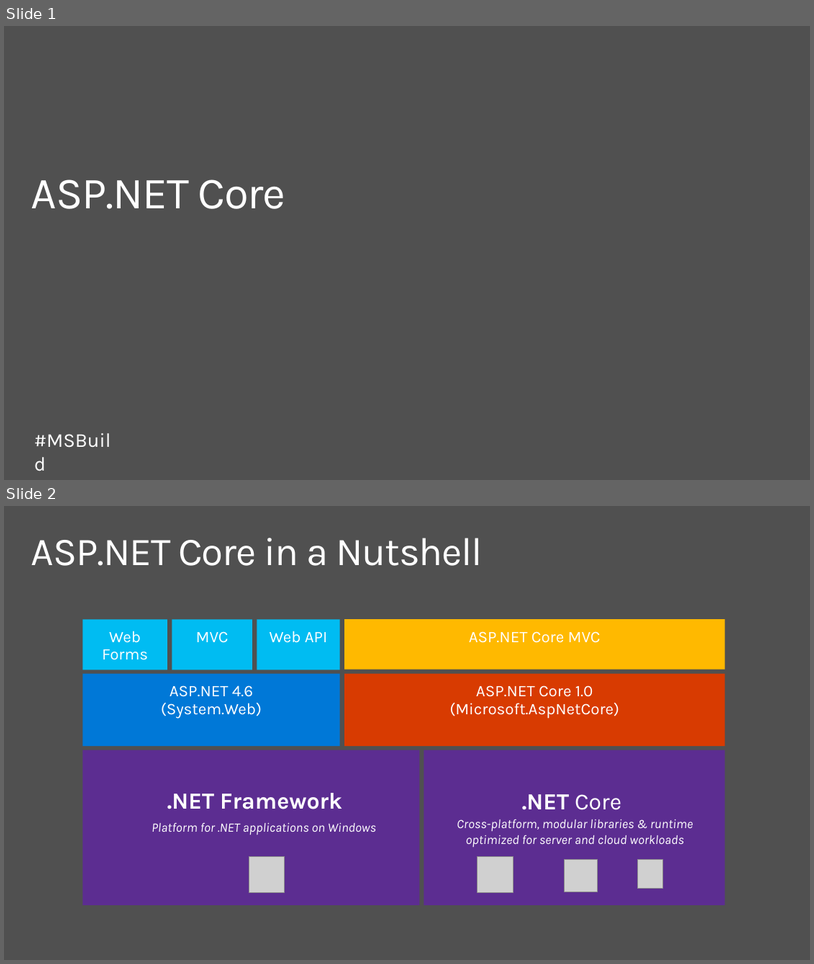
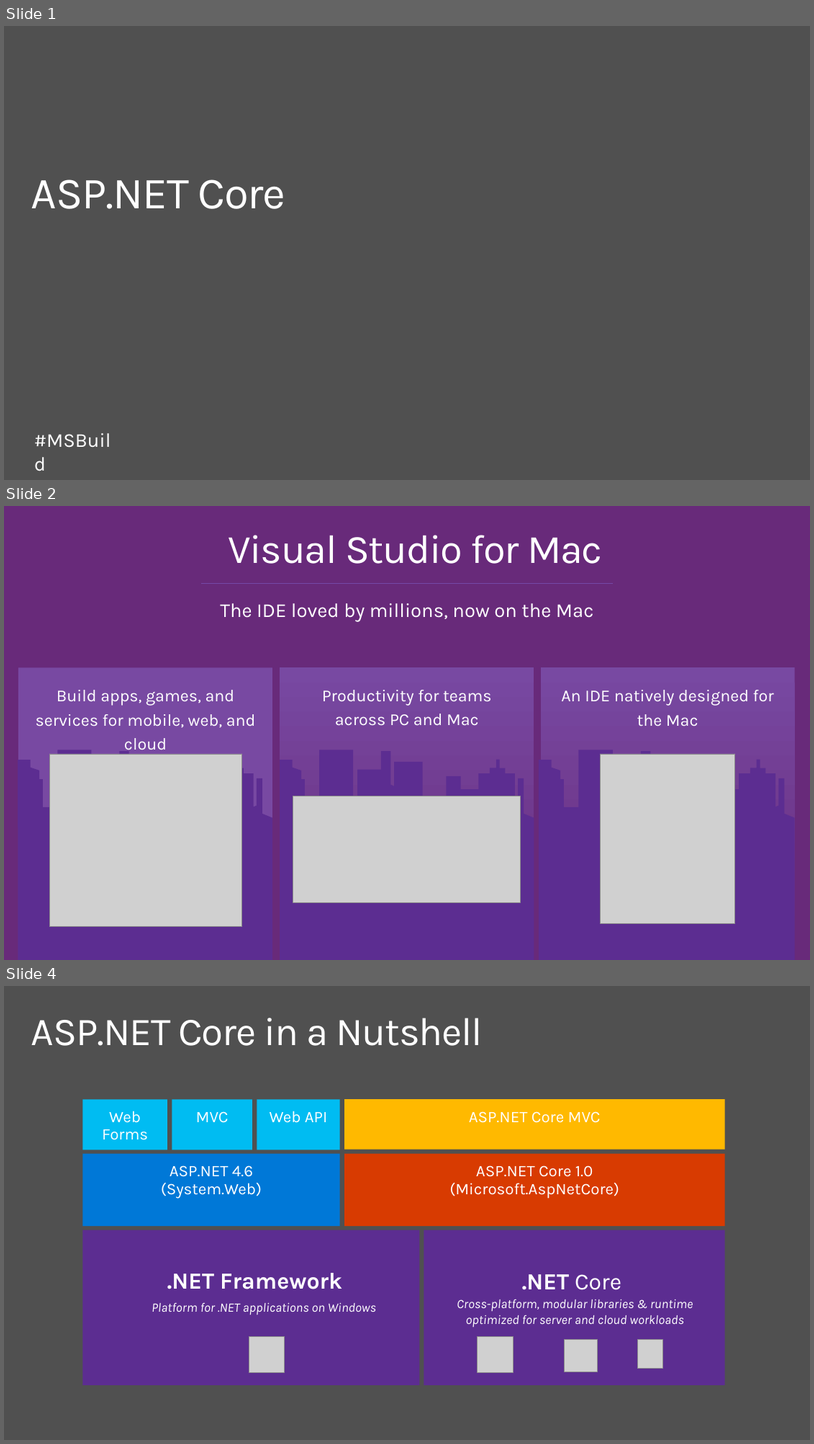
Before and after one commit to dotnet-presentations/dotnetcore-workshop, a slide deck: 2-Web-Dev/netcore-workshop-webdev.pptx. Shown one above the other, each under a label of ours: slides 1 and 2 before the commit, slides 1, 2 and 4 after it; the slides between them are not shown. The pictures are 814x964 and 814x1444 pixels, drawn with LibreOffice and Linux fonts; fonts in the diff are those of the drawing; grey boxes stand for pictures; background and template pictures are left out. Boxes give left, top, right and bottom in pixels: in the first picture for what was removed or moved away, otherwise in the second. Text is boxed around its words. In the diff, an @@ line names an element or a change of style, - is before the commit and + after.

```diff
--- a/2-Web-Dev/netcore-workshop-webdev.pptx
+++ b/2-Web-Dev/netcore-workshop-webdev.pptx
@@ slide 2 added at (4,506,810,960), background #682A7A @@
@@ text added at (228,535,603,564), 49 pt, text #FFFFFF @@
+Visual Studio for Mac
@@ line added from (201, 583) to (613, 583), #7549A7 0.75 pt @@
@@ text added at (220,603,594,622), 24 pt, text #FFFFFF @@
+The IDE loved by millions, now on the Mac
@@ group added at (18,667,273,960): 2 rectangles, 1 text, 1 freeform shape, 1 picture @@
+Build apps, games, and services for mobile, web, and cloud
@@ group added at (539,667,795,960): 2 rectangles, 1 text, 1 freeform shape, 1 picture @@
+An IDE natively designed for the Mac
@@ group added at (280,667,534,960): 2 rectangles, 1 text, 1 freeform shape, 1 picture @@
+Productivity for teams
+across PC and Mac
@@ what was slide 2 is now slide 4 @@
```
Also in this commit, not shown: 1 slide changed, 16 other slides added.
